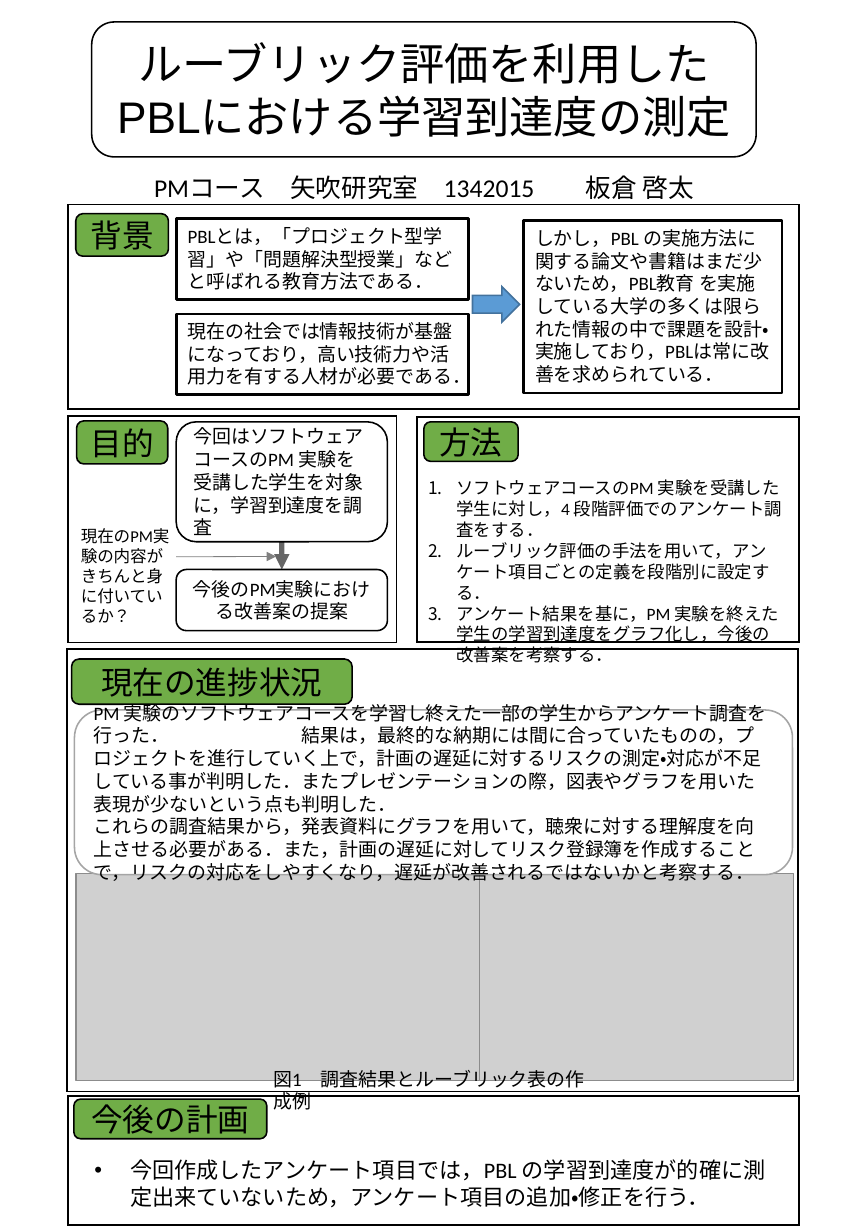
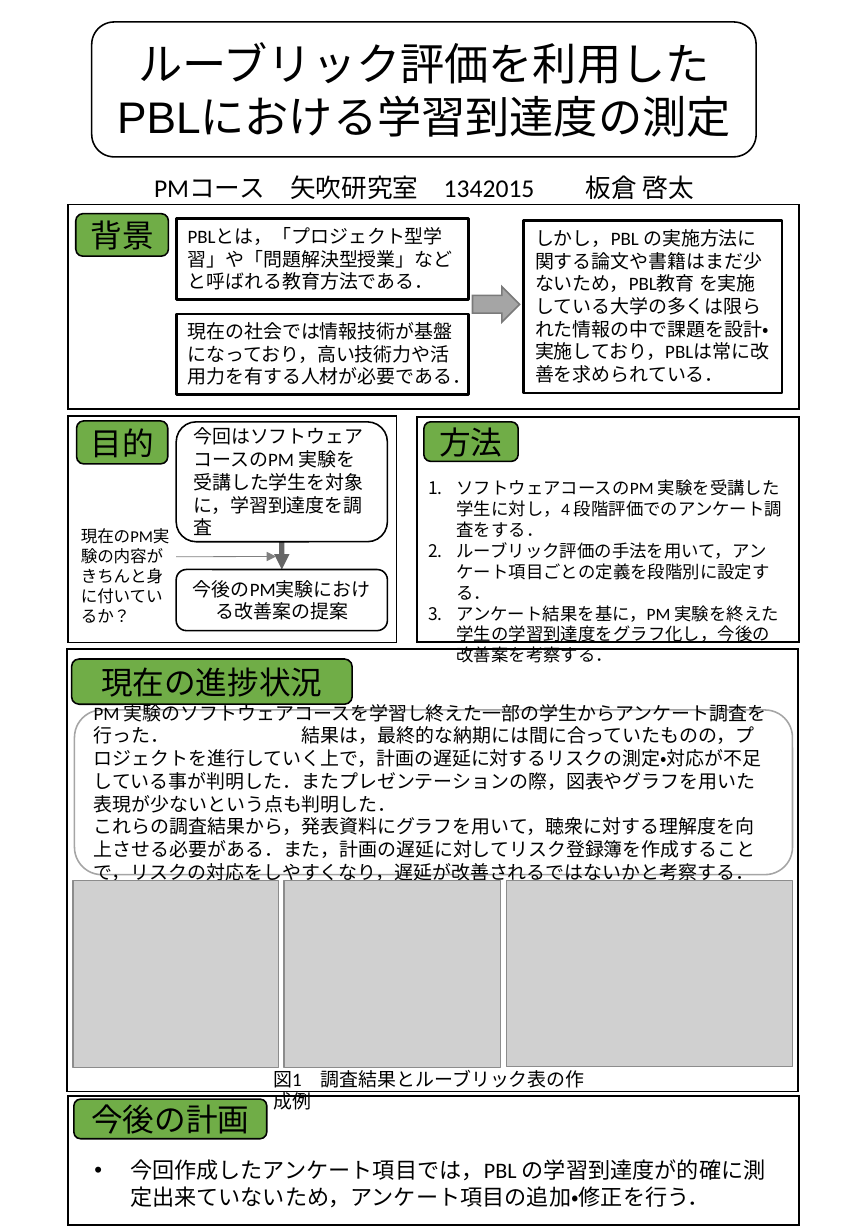
Before and after one commit to keimatsui/kadai, a slide deck: slide 1 of 課題研究/2015/板倉啓太/1342015板倉啓太課題研究ポスター.pptx. Drawn at 853x1232 pixels with LibreOffice and Linux fonts; fonts in the diff are those of the drawing; grey boxes stand for pictures. Boxes give left, top, right and bottom in pixels: in the first picture for what was removed or moved away, otherwise in the second. Text is boxed around its words. In the diff, an @@ line names an element or a change of style, - is before the commit and + after.

Commit message:
ポスター修正しました．

```diff
--- a/課題研究/2015/板倉啓太/1342015板倉啓太課題研究ポスター.pptx
+++ b/課題研究/2015/板倉啓太/1342015板倉啓太課題研究ポスター.pptx
@@ right arrow at (473, 287, 520, 322): fill #5B9BD5 to #A5A5A5; outline #43739E 1 pt to #7A7A7A 1 pt @@
@@ picture added at (73, 880, 279, 1067) @@
@@ picture removed at (76, 873, 480, 1080) @@
@@ picture added at (284, 880, 500, 1067) @@
@@ picture: place and size @@
-picture at (479, 873, 794, 1080)
+picture at (506, 880, 793, 1067)
```
